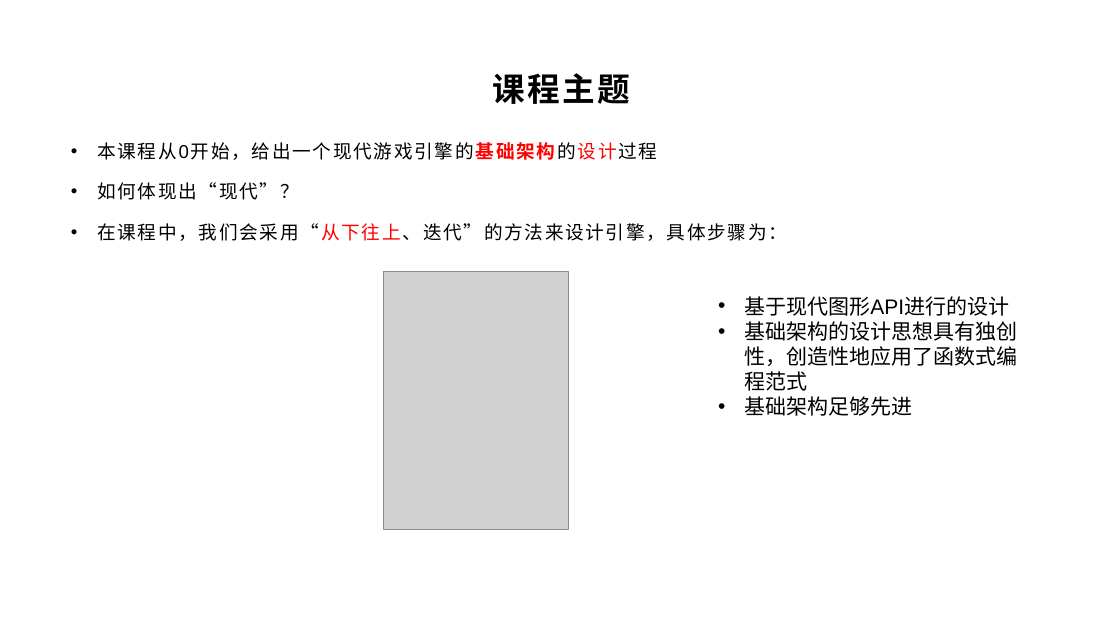
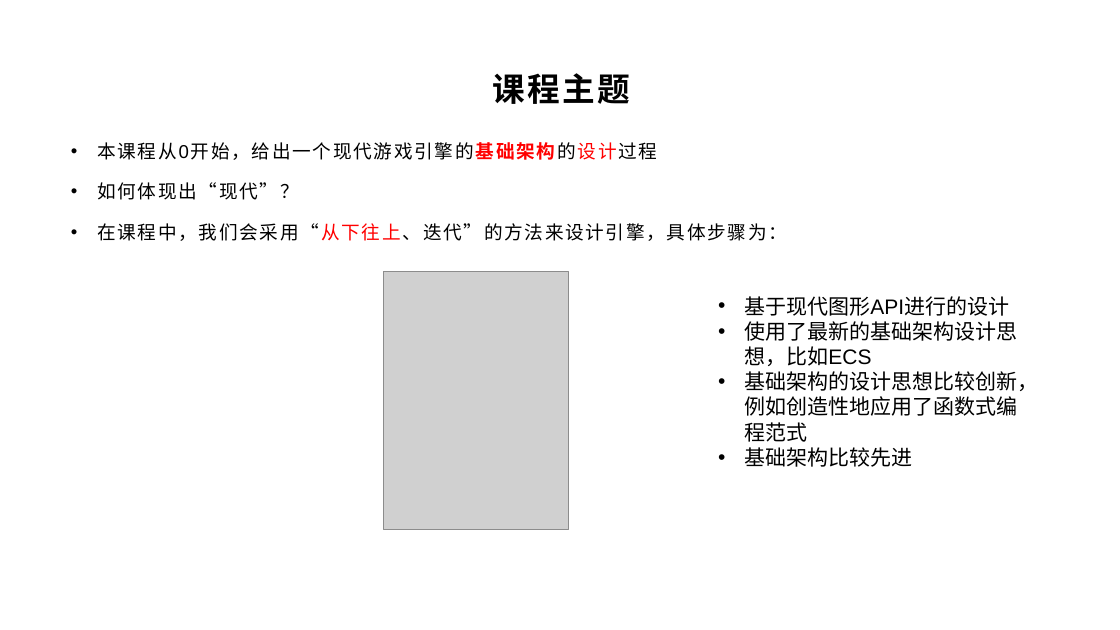
Before and after one commit to yyc-git/ModernGameEngineDesignEdu, a slide deck: slide 5 of packages/introduce/第一节课.pptx. Drawn at 1120x630 pixels with LibreOffice and Linux fonts; fonts in the diff are those of the drawing; grey boxes stand for pictures; background and template pictures are left out. Boxes give left, top, right and bottom in pixels: in the first picture for what was removed or moved away, otherwise in the second. Text is boxed around its words. In the diff, an @@ line names an element or a change of style, - is before the commit and + after.

Commit message:
feat: commit

```diff
--- a/packages/introduce/第一节课.pptx
+++ b/packages/introduce/第一节课.pptx
@@ text at (744,321,1038,467): text changed @@
-• 基础架构的设计思想具有独创性，创造性地应用了函数式编程范式
-• 基础架构足够先进
+• 使用了最新的基础架构设计思想，比如ECS
+• 基础架构的设计思想比较创新，例如创造性地应用了函数式编程范式
+• 基础架构比较先进
```
Also in this commit, not shown: 2 other slides changed, 1 slide added.
